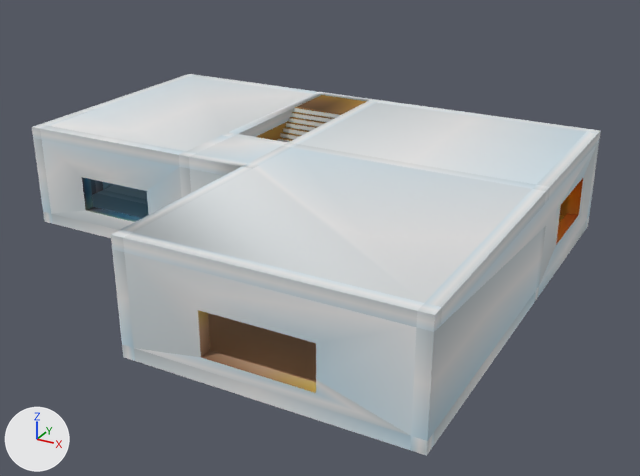
One commit to the FBX model Assets/Models/level1.fbx: the scene before it, then after it.
Both versions are drawn from a 50 mm camera at (25.5, -49.9, 30.4) aimed at (-6.3, 7.9, 1.5). Every picture has the same lights, and +X, +Y and +Z are marked at lower left. Where no turn or scale is listed for an object, it has been applied to the vertices.

Objects in the first picture: 'FirstFloor', 'GroundFloor', 'Stairs'.
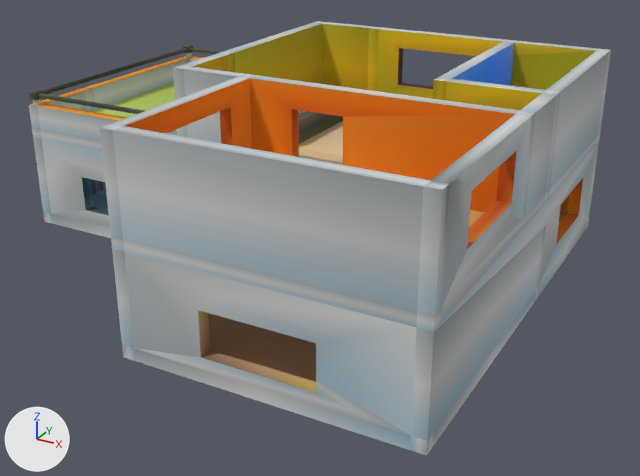
Boxes (x1, y1, x2, y2) around the edits, measured in the pictures (640 x 476 px):
'FirstFloor', reshaped (20% taller): before (32, 74, 601, 332); after (29, 21, 611, 332)
part 1 of me_cube_010, built on: after (29, 21, 611, 323)
part 2 of me_cube_010, surface changed: before (32, 77, 601, 332); after (32, 83, 601, 332)
part 3 of me_cube, surface changed: before (33, 121, 599, 456); after (33, 138, 599, 456)
'Stairs', unchanged, covered by the edit: before (278, 95, 367, 142); after (298, 110, 304, 114)

Patch to the scene script:
```diff
--- a/Assets/Models/level1.fbx.py
+++ b/Assets/Models/level1.fbx.py
@@ me_cube_010 @@
 # used by ob_firstfloor; location = (0.0, 0.0, 1.0)
-me_cube_010.from_pydata(...)  # 108 vertices, 74 faces; spans x -33.0..11.0, y -11.0..27.0, z 6.0..7.0
+me_cube_010.from_pydata(...)  # 293 vertices, 251 faces; spans x -33.0..11.0, y -11.0..27.0, z 6.0..14.0
+# me_cube_010 part 1: 2 vertices removed from x -16.0, y 21.0, z 6.0..7.0; 187 vertices added at x -33.0..11.0, y -11.0..27.0, z 7.0..14.0
+# me_cube_010 part 2: 41 kept faces spanning x -33.0..11.0, y -11.0..27.0, z 6.0..7.0 get new texture (UV) coordinates
 me_cube_010.materials.append(mat_imphenzia)
@@ me_cube @@
 me_cube.from_pydata(...)  # 210 vertices, 183 faces; spans x -33.0..11.0, y -11.0..27.0, z -1.0..7.0
 # used by ob_groundfloor; location = (0.0, 0.0, 0.0)
+# me_cube part 3: texture (UV) coordinates of 114 of 183 faces, centred in x -33.0..11.0, y -11.0..27.0, z -1.0..7.0, changed; they spanned u 0.14..0.85, v 0.52..0.99 and now span u 0.26..0.47, v 0.65..0.99
 me_cube.materials.append(mat_imphenzia)
```
